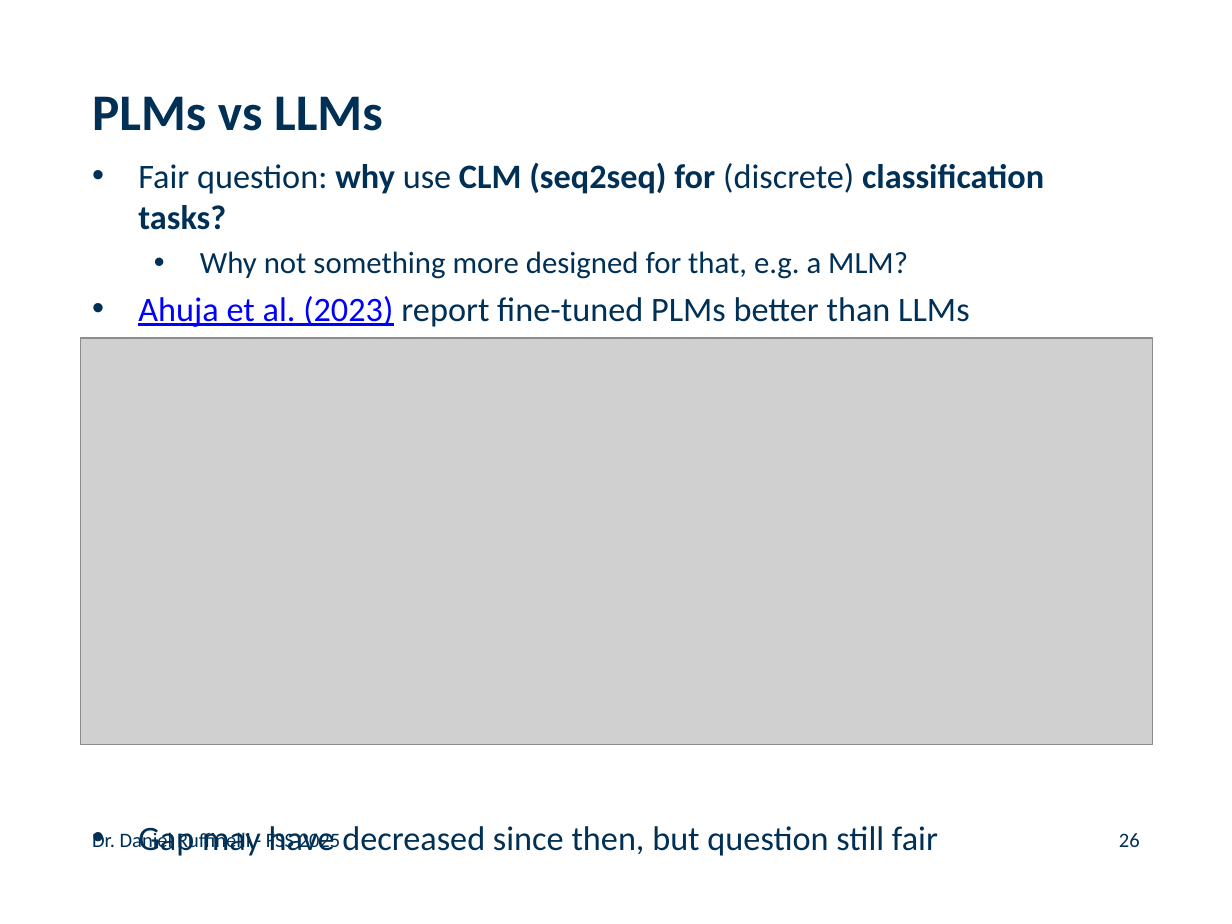
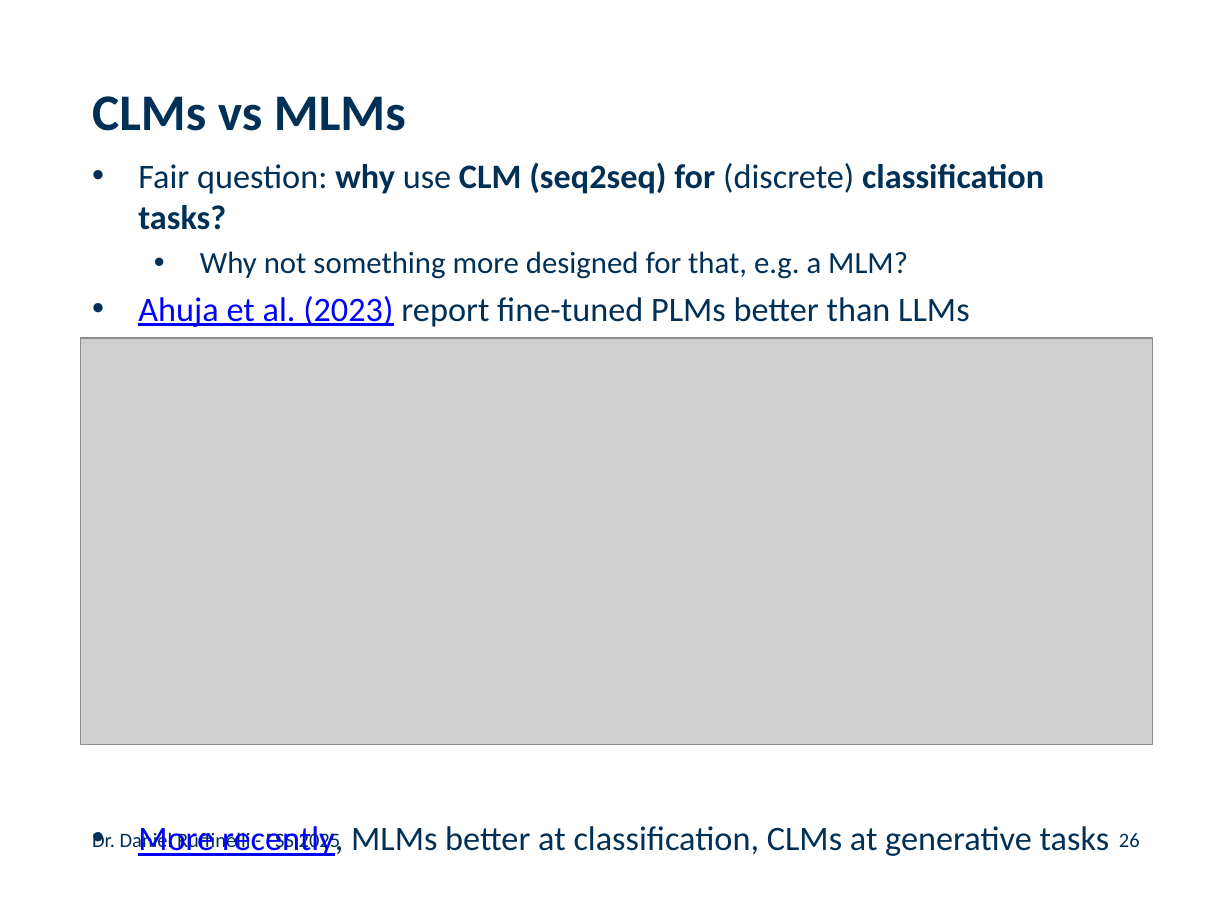
Before and after one commit to rufex2001/teaching_llms, a slide deck: slide 26 of lectures/08_nlp_applications/08_nlp_applications.pptx. Drawn at 1232x924 pixels with LibreOffice and Linux fonts; fonts in the diff are those of the drawing; grey boxes stand for pictures; background and template pictures are left out. Boxes give left, top, right and bottom in pixels: in the first picture for what was removed or moved away, otherwise in the second. Text is boxed around its words. In the diff, an @@ line names an element or a change of style, - is before the commit and + after.

Commit message:
added reference about clms vs mlms

```diff
--- a/lectures/08_nlp_applications/08_nlp_applications.pptx
+++ b/lectures/08_nlp_applications/08_nlp_applications.pptx
@@ title at box(92, 96, 406, 131): text changed @@
-PLMs vs LLMs
+CLMs vs MLMs
@@ text at box(138, 826, 1110, 856): text changed @@
-• Gap may have decreased since then, but question still fair
+• More recently, MLMs better at classification, CLMs at generative tasks
```
Also in this commit, not shown: 1 other file.
